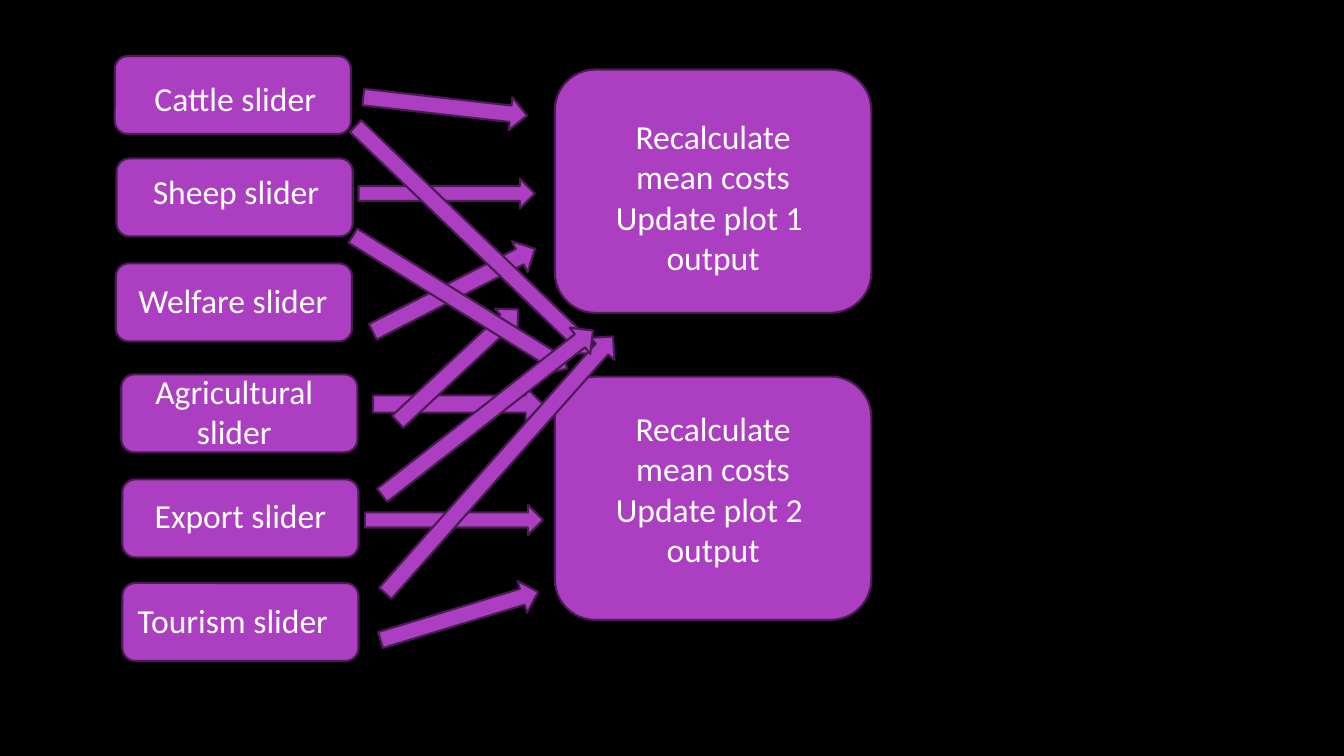
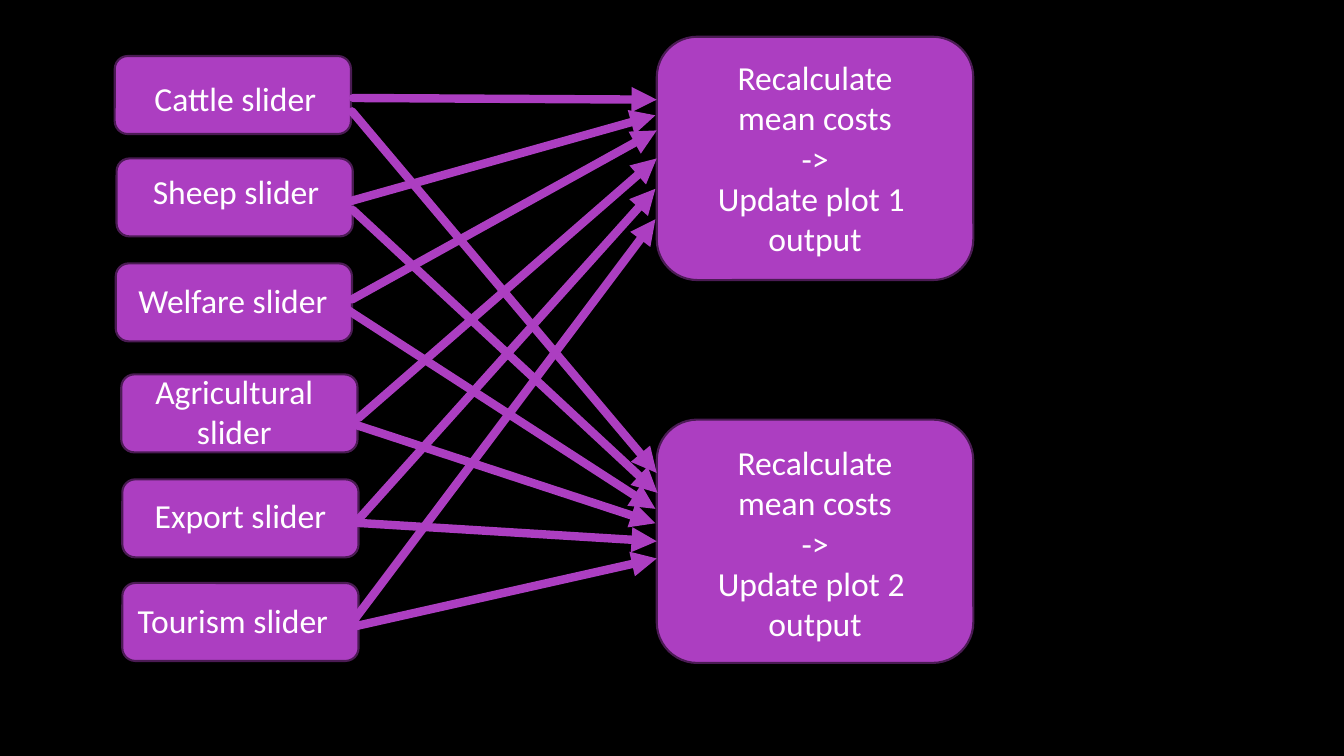
Before and after one commit to nabury/shiny-masterclass, a slide deck: slide 10 of Part 2/Slides part 2.pptx. Drawn at 1344x756 pixels with LibreOffice and Linux fonts; fonts in the diff are those of the drawing; background and template pictures are left out. Boxes give left, top, right and bottom in pixels: in the first picture for what was removed or moved away, otherwise in the second. Text is boxed around its words. In the diff, an @@ line names an element or a change of style, - is before the commit and + after.

```diff
--- a/Part 2/Slides part 2.pptx
+++ b/Part 2/Slides part 2.pptx
@@ rounded rectangle: place and size @@
-rounded rectangle at box(555, 70, 871, 313)
+rounded rectangle at box(657, 36, 974, 279)
@@ text at box(718, 66, 905, 257): paragraph added @@
+->
@@ text "Recalculate mean costs": place and size @@
-text "Recalculate mean costs" at box(616, 125, 803, 276)
+text "Recalculate mean costs" at box(718, 66, 905, 257)
@@ right arrow removed at box(362, 81, 530, 132) @@
@@ right arrow removed at box(344, 114, 604, 365) @@
@@ arrow added from (351, 201) to (655, 115), #AC3EC1 6 pt @@
@@ arrow added from (352, 112) to (657, 473), #AC3EC1 6 pt @@
@@ arrow added from (354, 98) to (657, 100), #AC3EC1 6 pt @@
@@ arrow added from (352, 299) to (657, 130), #AC3EC1 6 pt @@
@@ right arrow removed at box(359, 178, 535, 209) @@
@@ arrow added from (359, 418) to (657, 158), #AC3EC1 6 pt @@
@@ arrow added from (360, 518) to (655, 189), #AC3EC1 6 pt @@
@@ right arrow removed at box(344, 221, 576, 383) @@
@@ arrow added from (353, 210) to (657, 493), #AC3EC1 6 pt @@
@@ arrow added from (354, 621) to (655, 219), #AC3EC1 6 pt @@
@@ right arrow removed at box(365, 234, 543, 347) @@
@@ right arrow removed at box(387, 297, 531, 434) @@
@@ arrow added from (342, 307) to (655, 509), #AC3EC1 6 pt @@
@@ right arrow removed at box(372, 317, 604, 509) @@
@@ right arrow removed at box(373, 326, 625, 605) @@
@@ right arrow removed at box(373, 387, 543, 421) @@
@@ rounded rectangle: place and size @@
-rounded rectangle at box(555, 377, 871, 620)
+rounded rectangle at box(657, 419, 974, 662)
@@ arrow added from (353, 424) to (655, 523), #AC3EC1 6 pt @@
@@ text at box(718, 451, 905, 642): paragraph added @@
+->
@@ text "Recalculate mean costs": place and size @@
-text "Recalculate mean costs" at box(616, 417, 803, 568)
+text "Recalculate mean costs" at box(718, 451, 905, 642)
@@ right arrow removed at box(365, 505, 543, 535) @@
@@ arrow added from (352, 522) to (657, 541), #AC3EC1 6 pt @@
@@ arrow added from (353, 627) to (657, 559), #AC3EC1 6 pt @@
@@ right arrow removed at box(376, 576, 544, 657) @@
```
Also in this commit, not shown: 6 other slides changed, 4 slides added, 4 slides removed.
